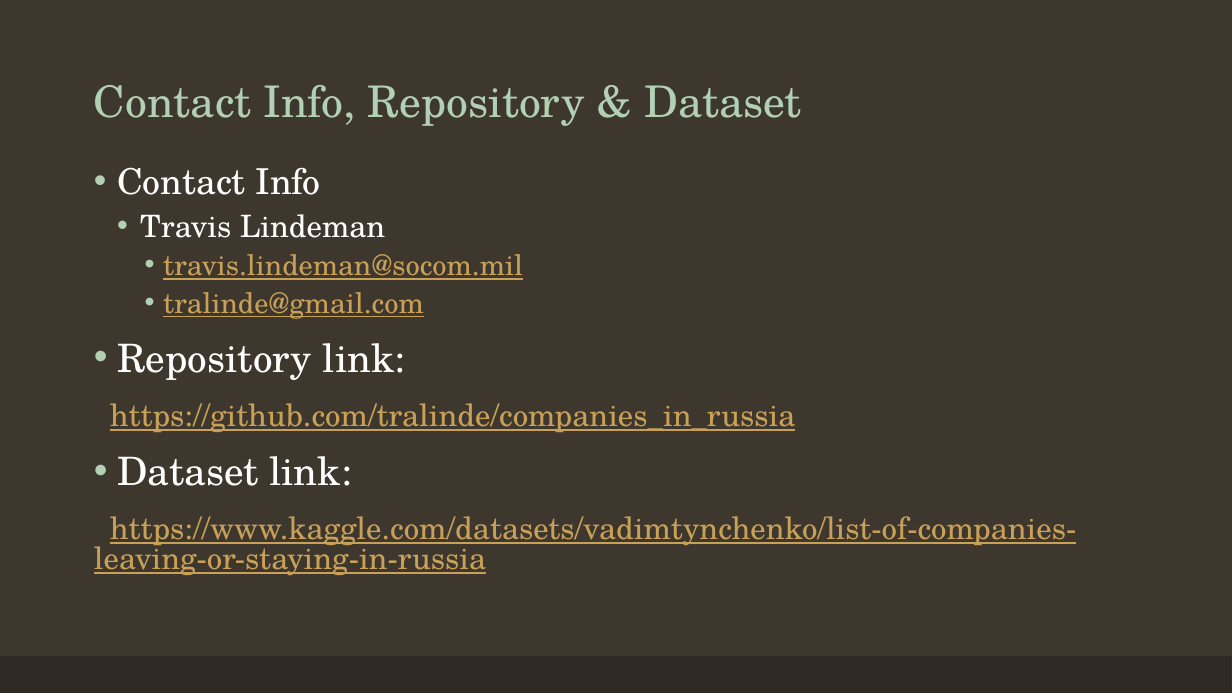
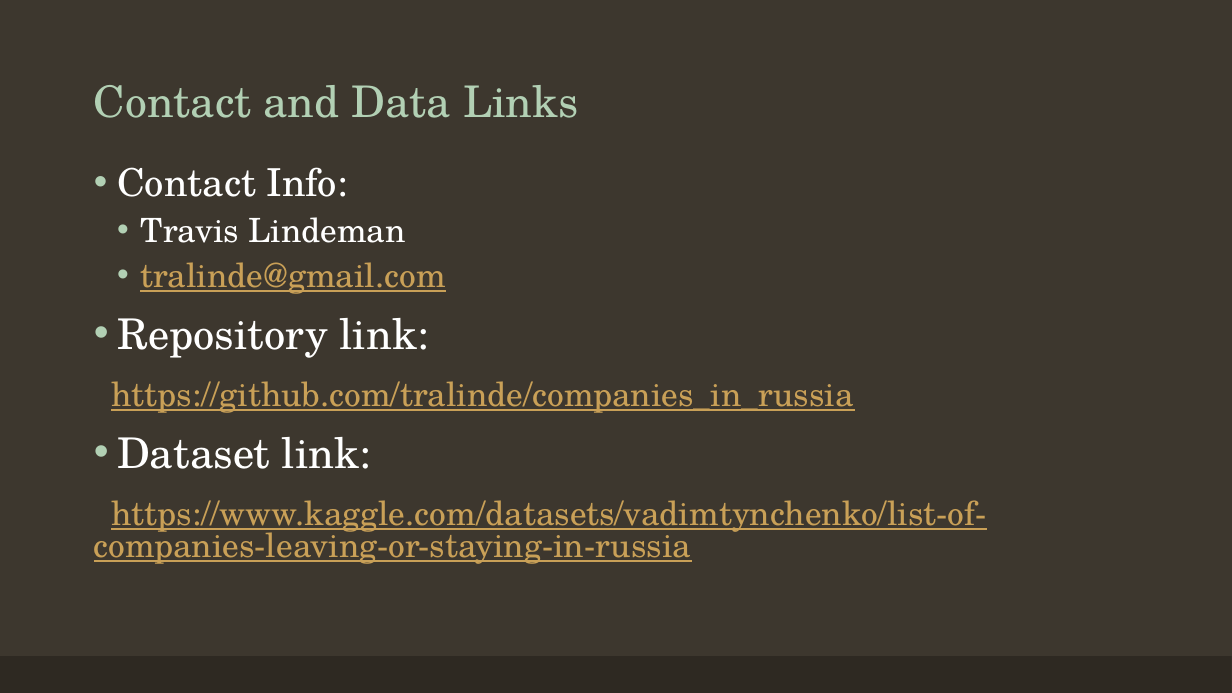
Before and after one commit to tralinde/companies_in_russia, a slide deck: slide 9 of ppt/Companies in Russia After Ukrainian Invasion.pptx (slide 11 before the commit). Drawn at 1232x693 pixels with LibreOffice and Linux fonts; fonts in the diff are those of the drawing. Boxes give left, top, right and bottom in pixels: in the first picture for what was removed or moved away, otherwise in the second. Text is boxed around its words. In the diff, an @@ line names an element or a change of style, - is before the commit and + after.

```diff
--- a/ppt/Companies in Russia After Ukrainian Invasion.pptx
+++ b/ppt/Companies in Russia After Ukrainian Invasion.pptx
@@ title at (94,85,579,118): text changed @@
-Contact Info, Repository & Dataset
+Contact and Data Links
@@ text at (117,167,348,197): text changed; size 27.8 to 30 pt @@
-• Contact Info
+• Contact Info:
@@ text at (94,217,986,564): size 24.1 to 26 pt in "Travis Lindeman", "https://github.com/tralinde/companies_in_russia", "https://www.kaggle.com/datasets/vadimtynchenko/list-of-compa ..."; size 22.2 to 26 pt in "tralinde@gmail.com"; size 30.5 to 33 pt in "Repository link:", "Dataset link:"; list level 3 to 2 in "tralinde@gmail.com" @@
@@ text at (163,254,523,280): paragraph removed @@
-    • travis.lindeman@socom.mil
```
Also in this commit, not shown: 4 other slides changed, 4 slides added, 6 slides removed, 18 other files.
